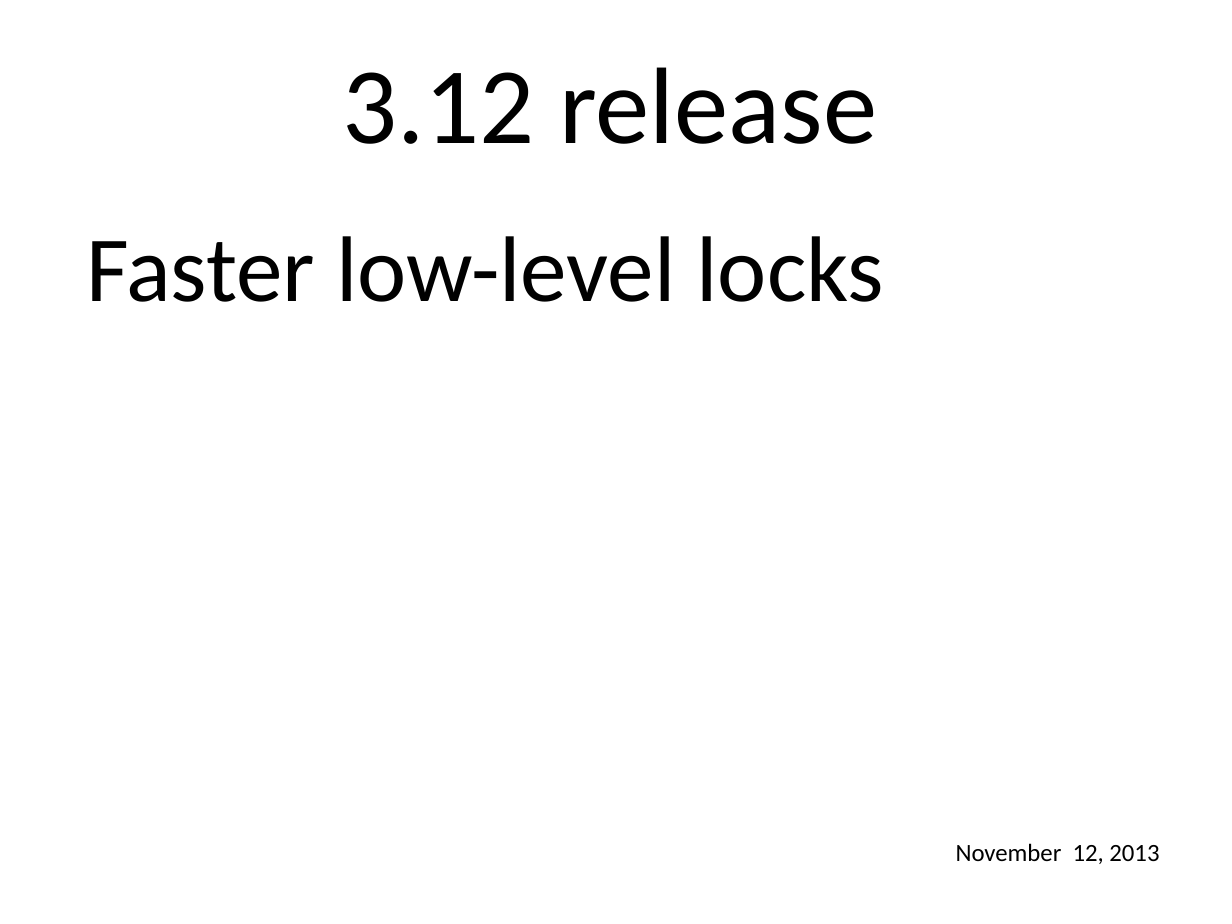
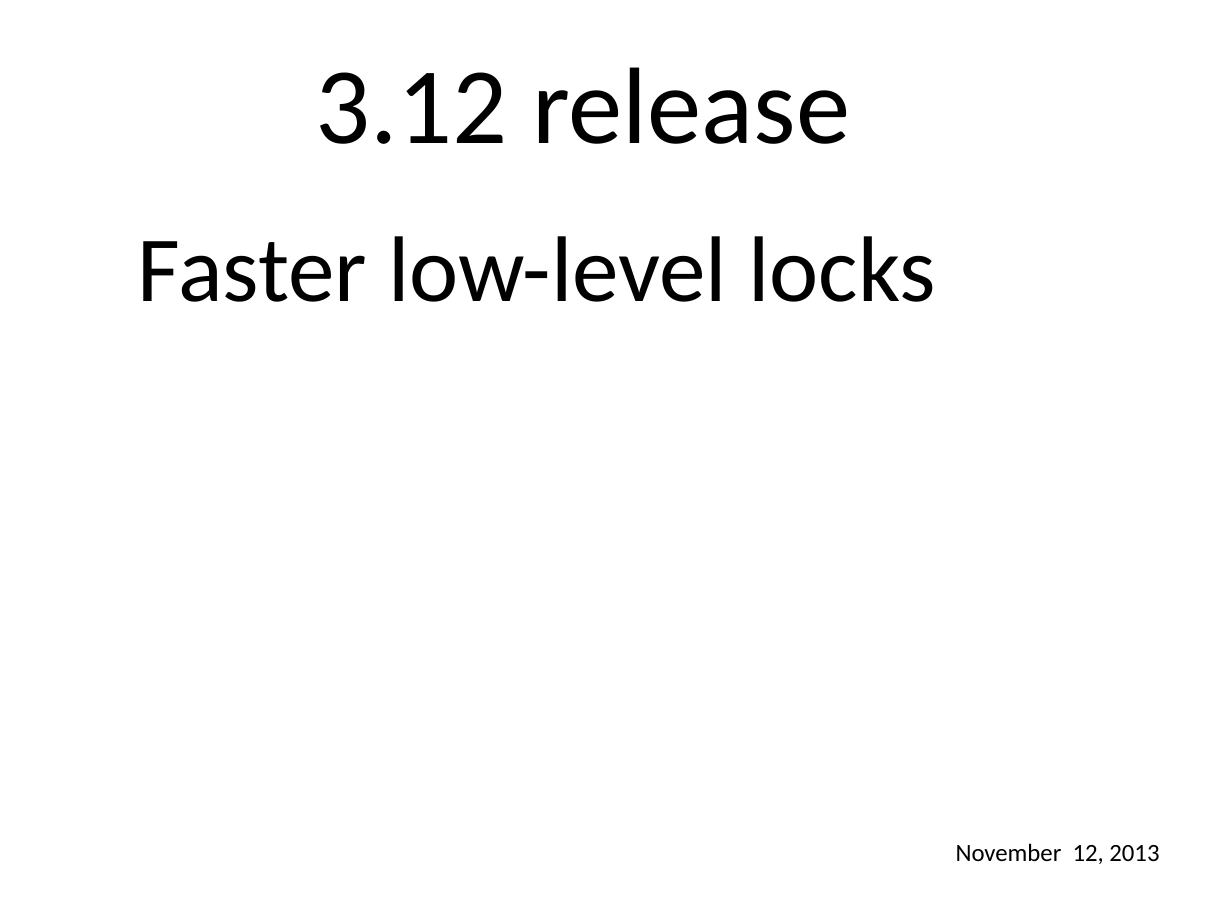
Before and after one commit to gregkh/kernel-development, a slide deck: slide 10 of lf_kernel-development.odp. Drawn at 1232x924 pixels with LibreOffice and Linux fonts; fonts in the diff are those of the drawing; background and template pictures are left out. Boxes give left, top, right and bottom in pixels: in the first picture for what was removed or moved away, otherwise in the second. Text is boxed around its words. In the diff, an @@ line names an element or a change of style, - is before the commit and + after.

```diff
--- a/lf_kernel-development.odp
+++ b/lf_kernel-development.odp
@@ text "3.12 release": place and size @@
-text "3.12 release" at [343, 67, 877, 144]
+text "3.12 release" at [316, 67, 850, 144]
@@ text "Faster low-level locks": place and size @@
-text "Faster low-level locks" at [86, 236, 885, 302]
+text "Faster low-level locks" at [138, 236, 936, 302]
```
Also in this commit, not shown: 27 other slides changed, 1 slide removed, 1 other file.
